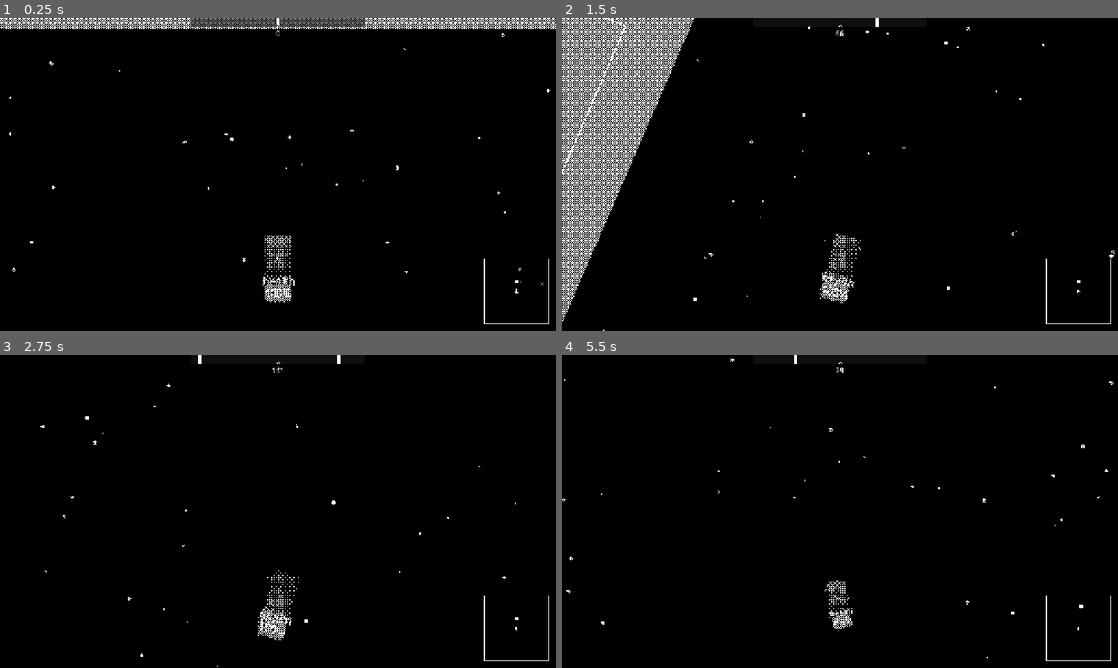
Above: before the commit, frames 1-4 (two rows, left to right).
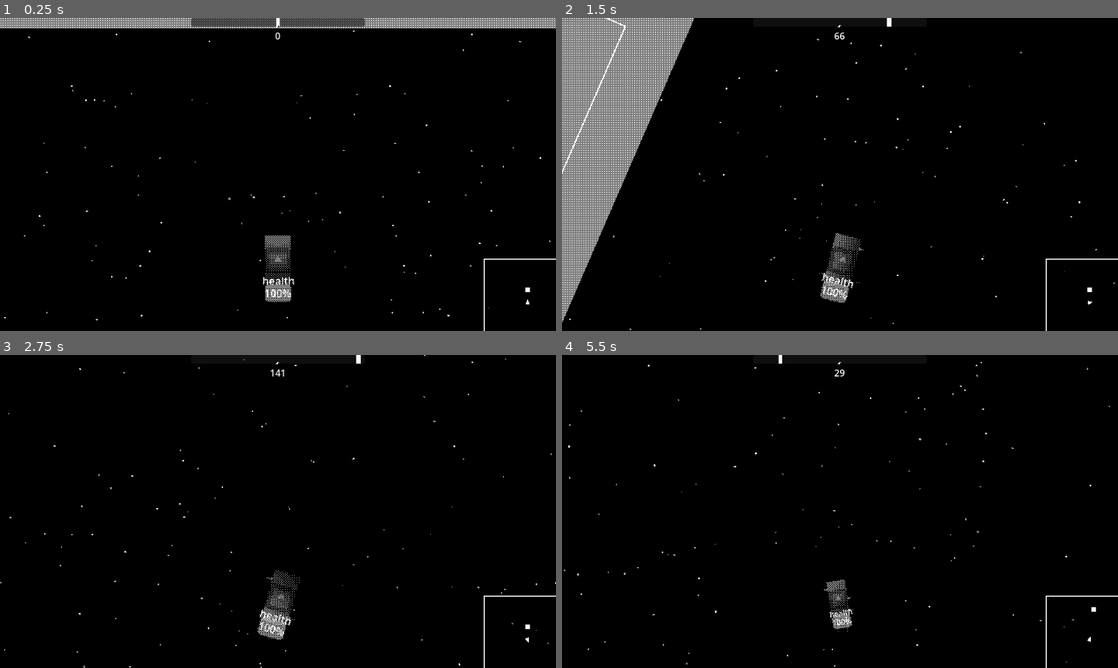
Above: after the commit, the same moments.

Repository: liamfmoran/1-bit-jam
Game: Godot game, scene res://scenes/main.tscn
Two runs of this game, one before a commit and one after it. Both use one fixed random seed, a clock stepped at 60 frames per second and the inputs below. The engine's default icon, where the game draws it, is replaced by a stand-in: a white triangle on a blue panel in a dark square.
Inputs:
- Up to frame 1 (0.25 s): no input
- Up to frame 2 (1.5 s): tap Enter (ui_accept) at 0.5, 0.77 s; hold D (turn_right) 0.53-1.28 s; hold E (brake) from 1.28 s (still down)
- Up to frame 3 (2.75 s): tap Enter (ui_accept) at 1.52 s; release E (brake) at 2.03 s; hold D (turn_right) from 2.03 s (still down)
- Up to frame 4 (5.5 s): release D (turn_right) at 2.78 s; hold W (thrust_forward) 2.78-3.53 s; tap Enter (ui_accept) at 3.02, 3.77, 4.52 s; hold A (turn_left) 3.53-5.03 s; hold E (brake) from 5.03 s (still down)

The runs differ from the first frame. In frame 1, 4.2% of the frame differs, in the area x 0-100%, y 0-100%; in frame 2, 12%; in frame 3, 1.1%; in frame 4, 0.9%.

Commit message:
Made game fugly

Diff:
--- a/project.godot
+++ b/project.godot
@@ -22,10 +22,11 @@
 
 [display]
 
-window/size/viewport_width=1280
-window/size/viewport_height=720
-window/stretch/mode="canvas_items"
+window/size/viewport_width=960
+window/size/viewport_height=540
+window/stretch/mode="viewport"
 window/stretch/aspect="expand"
+window/stretch/scale_mode="integer"
 
 [input]
 
--- a/scenes/ui/hud.tscn
+++ b/scenes/ui/hud.tscn
@@ -8,7 +8,7 @@
 layout_mode = 3
 anchors_preset = 10
 anchor_right = 1.0
-offset_bottom = 56.0
+offset_bottom = 42.0
 grow_horizontal = 2
 mouse_filter = 2
 script = ExtResource("1_jm7td")
@@ -22,7 +22,7 @@
 grow_vertical = 2
 
 [node name="CompassPanel" type="Panel" parent="VBoxContainer" unique_id=1259881106]
-custom_minimum_size = Vector2(400, 20)
+custom_minimum_size = Vector2(300, 15)
 layout_mode = 2
 size_flags_horizontal = 4
 mouse_filter = 2
@@ -39,10 +39,10 @@
 
 [node name="TextureRect" type="TextureRect" parent="VBoxContainer/CompassPanel" unique_id=698304478]
 layout_mode = 0
-offset_left = -5.0
-offset_top = 5.0
-offset_right = 404.6
-offset_bottom = 21.0
+offset_left = -3.75
+offset_top = 3.75
+offset_right = 303.45
+offset_bottom = 15.75
 texture = ExtResource("3_bo48s")
 expand_mode = 1
 
--- a/scenes/ui/inventory_menu.tscn
+++ b/scenes/ui/inventory_menu.tscn
@@ -71,7 +71,7 @@
 
 [node name="Credits" type="Label" parent="VBoxContainer/HBoxContainer" unique_id=1422042077]
 unique_name_in_owner = true
-custom_minimum_size = Vector2(100, 0)
+custom_minimum_size = Vector2(75, 0)
 layout_mode = 2
 theme_override_colors/font_color = Color(0.2231029, 0.2231029, 0.22310287, 1)
 text = "Gold:"
--- a/scenes/ui/item.tscn
+++ b/scenes/ui/item.tscn
@@ -9,9 +9,9 @@
 [sub_resource type="StyleBoxFlat" id="StyleBoxFlat_nmkv6"]
 
 [node name="Item" type="Button" unique_id=815075186]
-custom_minimum_size = Vector2(200, 25)
-offset_right = 200.0
-offset_bottom = 25.0
+custom_minimum_size = Vector2(150, 19)
+offset_right = 150.0
+offset_bottom = 19.0
 theme_override_styles/normal = SubResource("StyleBoxFlat_cwagn")
 theme_override_styles/hover = SubResource("StyleBoxFlat_nmkv6")
 toggle_mode = true
@@ -19,7 +19,7 @@
 script = ExtResource("1_cwagn")
 
 [node name="HBoxContainer" type="HBoxContainer" parent="." unique_id=120323933]
-custom_minimum_size = Vector2(200, 25)
+custom_minimum_size = Vector2(150, 19)
 layout_mode = 1
 anchors_preset = 15
 anchor_right = 1.0
@@ -30,17 +30,17 @@
 
 [node name="Icon" type="TextureRect" parent="HBoxContainer" unique_id=1724796206]
 unique_name_in_owner = true
-custom_minimum_size = Vector2(50, 0)
+custom_minimum_size = Vector2(37, 0)
 layout_mode = 2
 texture = ExtResource("2_cwagn")
 expand_mode = 2
 
 [node name="Name" type="Label" parent="HBoxContainer" unique_id=439096452]
 unique_name_in_owner = true
-custom_minimum_size = Vector2(100, 0)
+custom_minimum_size = Vector2(75, 0)
 layout_mode = 2
 size_flags_vertical = 6
-theme_override_font_sizes/font_size = 16
+theme_override_font_sizes/font_size = 12
 text = "TEST TEST"
 horizontal_alignment = 1
 
@@ -48,6 +48,6 @@
 unique_name_in_owner = true
 layout_mode = 2
 size_flags_vertical = 6
-theme_override_font_sizes/font_size = 12
+theme_override_font_sizes/font_size = 9
 text = "20 c"
 horizontal_alignment = 1
--- a/scenes/ui/minimap.tscn
+++ b/scenes/ui/minimap.tscn
@@ -8,11 +8,11 @@
 anchor_top = 1.0
 anchor_right = 1.0
 anchor_bottom = 1.0
-offset_left = -166.0
-offset_top = -166.0
-offset_right = -16.0
-offset_bottom = -16.0
+offset_left = -124.5
+offset_top = -124.5
+offset_right = -12.0
+offset_bottom = -12.0
 grow_horizontal = 0
 grow_vertical = 0
-custom_minimum_size = Vector2(150, 150)
+custom_minimum_size = Vector2(112, 112)
 script = ExtResource("1_v3m8f")
--- a/scenes/world/camera_manager.gd
+++ b/scenes/world/camera_manager.gd
@@ -3,16 +3,16 @@
 
 enum State { FLIGHT, DOCKING, UNDOCKING }
 
-@export var zoom_min: float = 0.8
-@export var zoom_max: float = 1.5
-@export var zoom_speed_factor: float = 0.002
+@export var zoom_min: float = 0.6
+@export var zoom_max: float = 1.125
+@export var zoom_speed_factor: float = 0.0015
 @export var zoom_smoothing: float = 3.0
 @export var zoom_out_smoothing: float = 5.5
-@export var dock_zoom: float = 1.5
+@export var dock_zoom: float = 1.125
 @export var dock_zoom_duration: float = 1.4
 @export var undock_zoom_duration: float = 1.0
 @export var rotation_smoothing: float = 6.0
-@export var flight_screen_offset: Vector2 = Vector2(0, 200)
+@export var flight_screen_offset: Vector2 = Vector2(0, 150)
 
 var _player: Node2D
 var _dock_target: Node2D
@@ -20,7 +20,7 @@
 var _dock_tween: Tween
 var _current_rotation: float = 0.0
 var _dock_weight: float = 0.0
-var _zoom_start: float = 1.5
+var _zoom_start: float = 1.125
 
 
 func _ready() -> void:
--- a/shaders/starfield.gdshader
+++ b/shaders/starfield.gdshader
@@ -89,6 +89,6 @@
 	brightness = max(brightness, star_layer(FRAGCOORD.xy, player_screen_pos, 60.0, 1.44, 0.06, 0.125,  8.6));
 	brightness = max(brightness, star_layer(FRAGCOORD.xy, player_screen_pos, 57.0, 1.56, 0.06, 0.170,  9.3));
 	brightness = max(brightness, star_layer(FRAGCOORD.xy, player_screen_pos, 53.0, 1.69, 0.06, 0.230, 11.1));
-	brightness = max(brightness, star_layer(FRAGCOORD.xy, player_screen_pos, 50.0, 1.80, 0.06, 0.300, 12.4));
+	brightness = max(brightness, star_layer(FRAGCOORD.xy, player_screen_pos, 50.0, 1.30, 0.06, 0.300, 12.4));
 	COLOR = vec4(1.0, 1.0, 1.0, brightness);
 }
